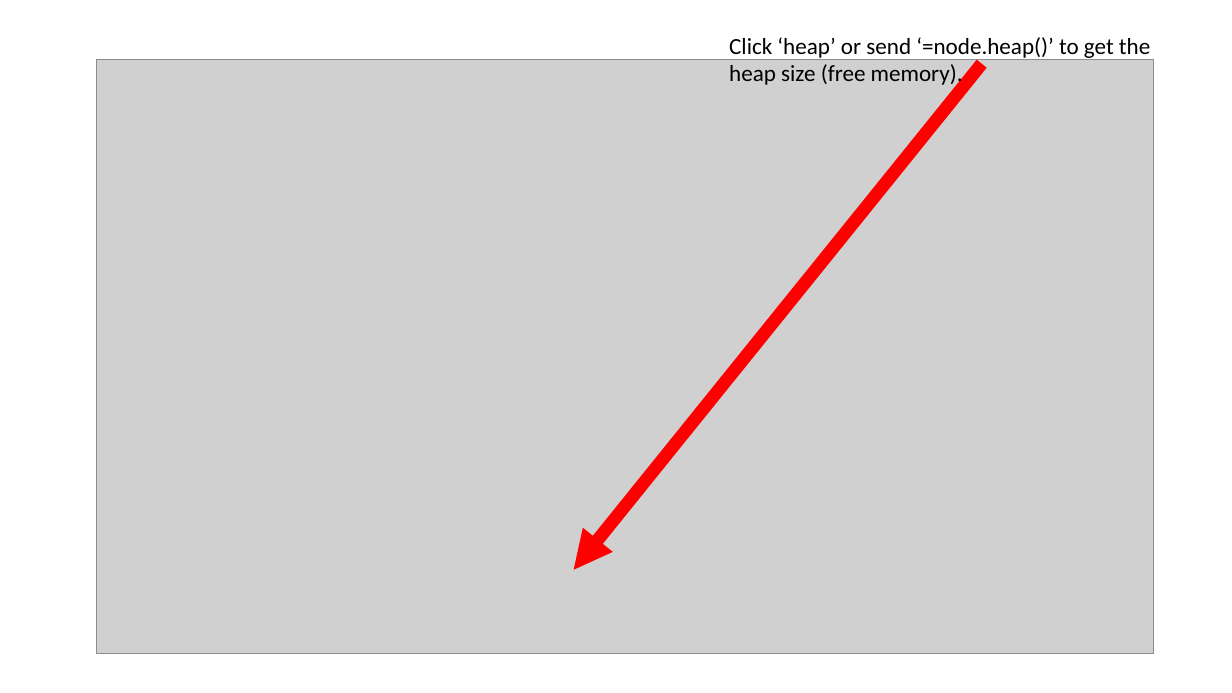
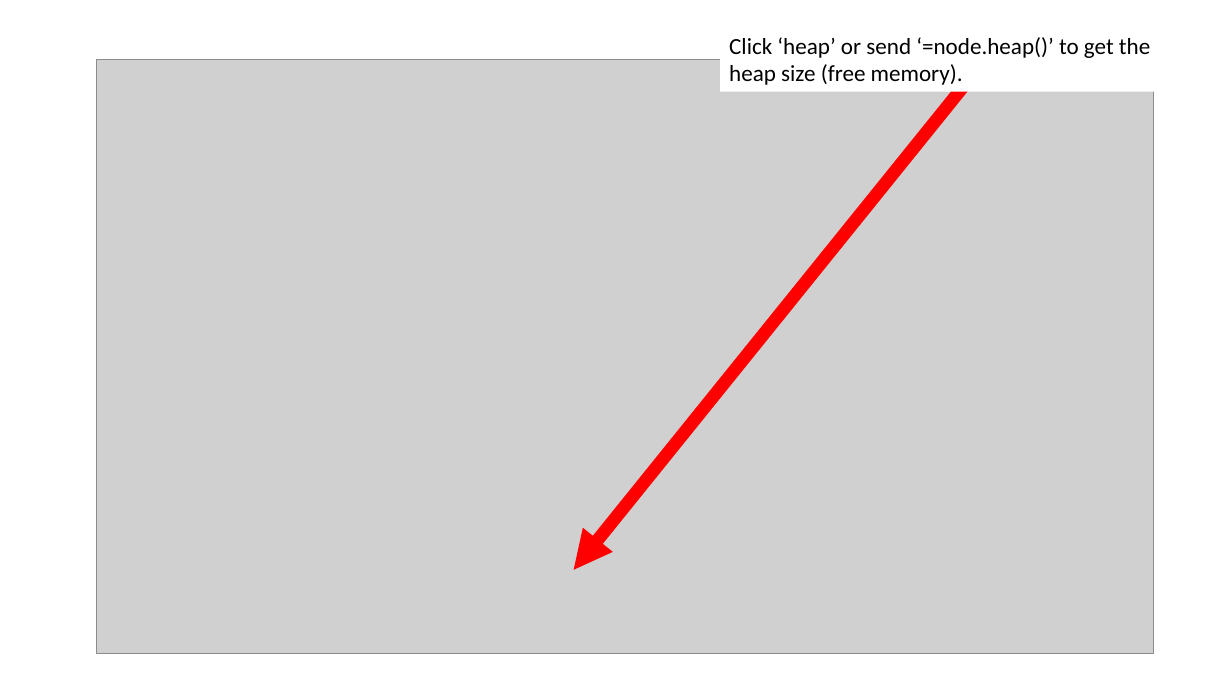
Before and after one commit to wordsforthewise/nate-g, a slide deck: slide 10 of docs/NodeMCUonWindows.pptx. Drawn at 1232x693 pixels with LibreOffice and Linux fonts; fonts in the diff are those of the drawing; grey boxes stand for pictures. Boxes give left, top, right and bottom in pixels: in the first picture for what was removed or moved away, otherwise in the second. Text is boxed around its words. In the diff, an @@ line names an element or a change of style, - is before the commit and + after.

```diff
--- a/docs/NodeMCUonWindows.pptx
+++ b/docs/NodeMCUonWindows.pptx
@@ rectangle "Click ‘heap’ or send ‘=node.heap()’ ...": place and size @@
-rectangle "Click ‘heap’ or send ‘=node.heap()’ ..." at (729, 37, 1150, 88)
+rectangle "Click ‘heap’ or send ‘=node.heap()’ ..." at (720, 27, 1171, 92)
@@ rectangle "Click ‘heap’ or send ‘=node.heap()’ ..." at (720, 27, 1171, 92): fill none to #FFFFFF @@
```
Also in this commit, not shown: 7 other slides changed, 1 other file.
